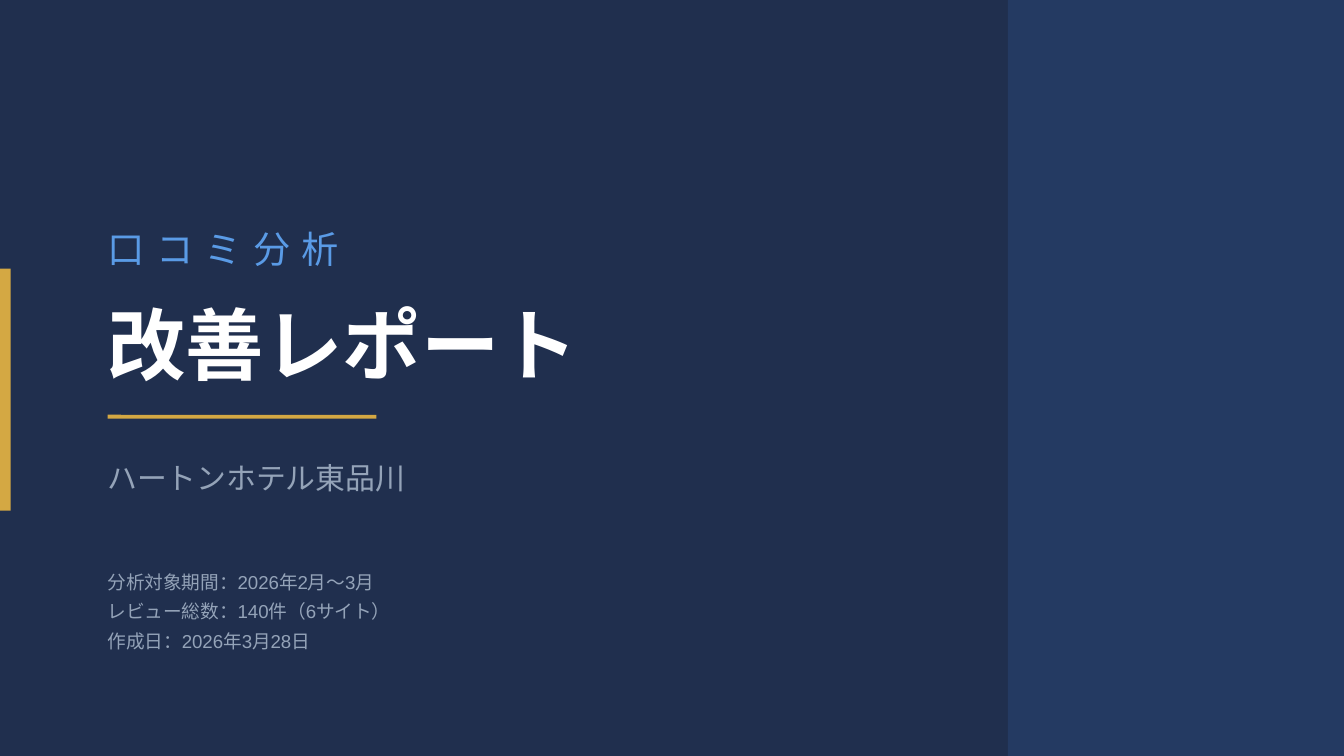
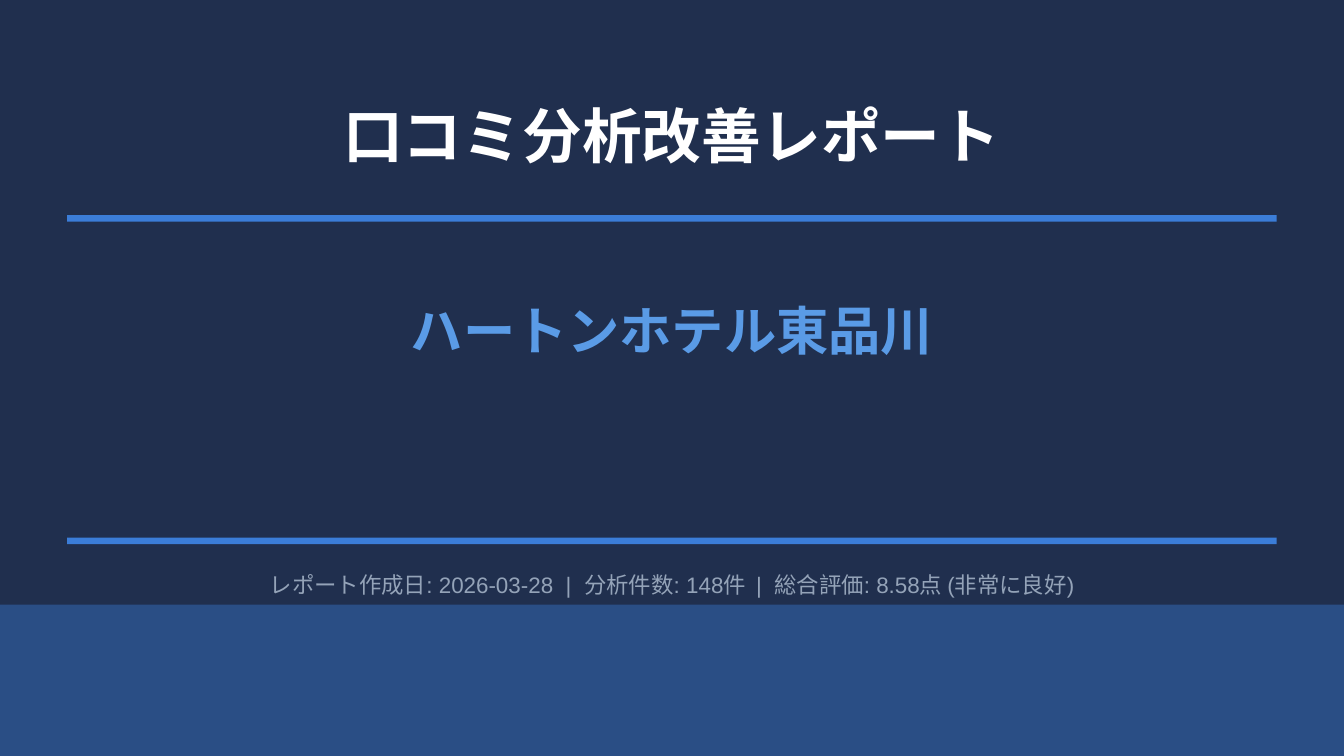
Before and after one commit to TAKAHASHIMITSUGU329/primechange-portal, a slide deck: slide 1 of 納品レポート/ホテル別レポート/hearton_口コミ分析レポート.pptx. Drawn at 1344x756 pixels with LibreOffice and Linux fonts; fonts in the diff are those of the drawing. Boxes give left, top, right and bottom in pixels: in the first picture for what was removed or moved away, otherwise in the second. Text is boxed around its words. In the diff, an @@ line names an element or a change of style, - is before the commit and + after.

```diff
--- a/納品レポート/ホテル別レポート/hearton_口コミ分析レポート.pptx
+++ b/納品レポート/ホテル別レポート/hearton_口コミ分析レポート.pptx
@@ rectangle removed at bbox=[1008, 0, 1344, 755] @@
@@ text at bbox=[343, 106, 1000, 164]: text changed; size 20 to 32 pt; text colour #5A9BE6 to #FFFFFF; bold on @@
-口コミ分析
+口コミ分析改善レポート
@@ text "ハートンホテル東品川": place and size @@
-text "ハートンホテル東品川" at bbox=[107, 464, 405, 492]
+text "ハートンホテル東品川" at bbox=[411, 305, 933, 355]
@@ text "ハートンホテル東品川" at bbox=[411, 305, 933, 355]: size 16 to 28 pt, text colour #94A3B8 to #5A9BE6, bold on; alignment left to centre @@
@@ rectangle added at bbox=[67, 215, 1277, 222], fill #3B7DD8 @@
@@ rectangle removed at bbox=[0, 269, 11, 511] @@
@@ text removed at bbox=[107, 306, 578, 381] @@
-改善レポート
@@ line removed from (108, 417) to (376, 417) @@
@@ rectangle added at bbox=[67, 538, 1277, 544], fill #3B7DD8 @@
@@ text at bbox=[270, 574, 1074, 598]: text changed; size 10 to 12 pt @@
-分析対象期間：2026年2月〜3月
-レビュー総数：140件（6サイト）
-作成日：2026年3月28日
+レポート作成日: 2026-03-28 | 分析件数: 148件 | 総合評価: 8.58点 (非常に良好)
@@ rectangle added at bbox=[0, 605, 1344, 755], fill #3B7DD8 at 40% opacity @@
```
Also in this commit, not shown: 2 other slides changed, 5 slides added, 7 slides removed, 59 other files.
